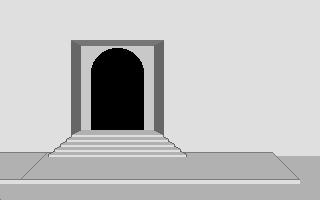
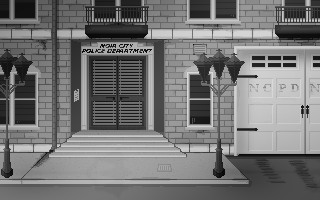
Layered file, before and after one edit (320 x 200). Changes by layer:
added layer "LIGHTS 2" (soft light, 35%) above "LIGHTS 1" over (0, 0, 320, 200)
added layer "LIGHTS 1" (multiply, 47%) above "TIRE TRACK" over (0, 0, 320, 200)
added layer "TIRE TRACK" (soft light, 12%) above "SHADOW 1" over (0, 127, 320, 200)
added layer "SHADOW 1" (soft light, 77%) above "LAYER 3" over (0, 0, 320, 200)
added layer "LAYER 3" above "SHADOW" over (0, 6, 320, 178)
added layer "SHADOW" (soft light, 13%) above "FRONT DOOR" over (1, 145, 320, 200)
added layer "FRONT DOOR" above "LAYER 2" over (89, 56, 146, 130)
added layer "LAYER 2" above "LAYER 1" over (0, 0, 320, 195)
renamed "Pasted Layer" to "LAYER 1", painted on it over (0, 0, 320, 200)
